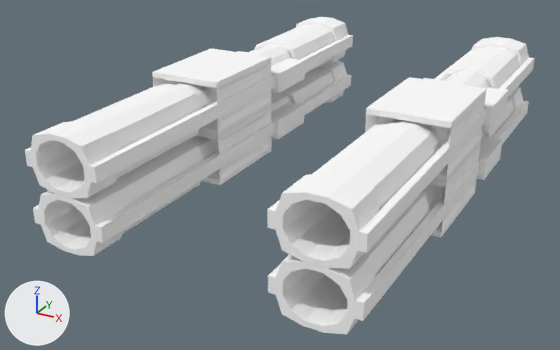
One commit to the glTF model Assets/EVIL APC!!!/evil apc ATGM.gltf: the scene before it, then after it.
The view is the same before and after, from a 50 mm lens placed at (-0.122, -3.384, 1.186), pointed at (-1.347, -1.157, 0.073). Every picture has the same lights, and +X, +Y and +Z are marked at lower left. The first picture is the older version. Where no turn or scale is listed for an object, it has been applied to the vertices. Vertices at exactly the same position are counted once.

Script lines for the objects in view, before the commit:
```python
mat_material_0 = principled_material('Material_0')
mat_material_0.base_color = (1.0, 1.0, 1.0)  # white #ffffff
mat_material_0.roughness = 1.0
me_mesh_0 = bpy.data.meshes.new('Mesh_0')
me_mesh_0.from_pydata(...)  # 282 vertices, 564 faces; spans x -0.16..0.15, y -0.9..0.85, z 0.0..0.19
me_mesh_0.materials.append(mat_material_0)  # white #ffffff
me_mesh_1 = bpy.data.meshes.new('Mesh_1')
me_mesh_1.from_pydata(...)  # 282 vertices, 564 faces; spans x -0.16..0.15, y -0.9..0.85, z 0.0..0.19
me_mesh_1.materials.append(mat_material_0)  # white #ffffff
me_mesh_2 = bpy.data.meshes.new('Mesh_2')
me_mesh_2.from_pydata(...)  # 282 vertices, 564 faces; spans x -0.16..0.15, y -0.9..0.85, z -0.19..0.01
me_mesh_2.materials.append(mat_material_0)  # white #ffffff
me_mesh_3 = bpy.data.meshes.new('Mesh_3')
me_mesh_3.from_pydata(...)  # 282 vertices, 564 faces; spans x -0.16..0.15, y -0.9..0.85, z -0.19..0.01
me_mesh_3.materials.append(mat_material_0)  # white #ffffff
ob_atgm_001 = bpy.data.objects.new('ATGM.001', me_mesh_0)
ob_atgm_001.location = (-0.841, -1.002, 0.227)
ob_atgm_002 = bpy.data.objects.new('ATGM.002', me_mesh_1)
ob_atgm_002.location = (-1.653, -1.002, 0.227)
ob_atgm_003 = bpy.data.objects.new('ATGM.003', me_mesh_2)
ob_atgm_003.location = (-1.653, -1.002, 0.227)
ob_atgm_004 = bpy.data.objects.new('ATGM.004', me_mesh_3)
ob_atgm_004.location = (-0.841, -1.002, 0.227)
```
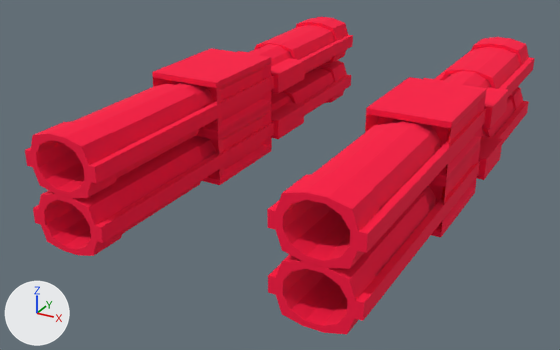
Changed parts and their boxes [x1, y1, x2, y2] in the pictures (560 x 350 px):
'ATGM.001', surface changed (white to red): [267, 37, 534, 269] in both
'ATGM.002', surface changed (white to red): [25, 17, 353, 198] in both
'ATGM.003', surface changed (white to red): [33, 60, 351, 256] in both
'ATGM.004', surface changed (white to red): [268, 87, 529, 334] in both

Edits to the bpy script that builds the scene:
```text
Add img_image_0:
    img_image_0 = load_image('Image_0', '_unpacked/Image_0', 128, 128, 'sRGB')
Change mat_material_0:
    remove # nodes: BsdfPrincipled, OutputMaterial
    remove # colours: white #ffffff
    nodes: BsdfPrincipled, Math x2, OutputMaterial, TexImage
    uses the picture img_image_0
Change me_mesh_0:
    where me_mesh_0.from_pydata(...)  # 282 vertices, 564 faces; spans x -0.16..0.15, y -0.9..0.85, z 0.0..0.19
    used by ob_atgm_001; location = (-0.841, -1.002, 0.227)
    me_mesh_0 part 1: texture (UV) coordinates of 564 of 564 faces, centred in x -0.16..0.15, y -0.9..0.85, z 0.0..0.19, changed; they spanned u -0.49..1.17, v -0.25..1.52 and now span u 0.0..0.75, v 0.17..1.0
Change me_mesh_1:
    where me_mesh_1.from_pydata(...)  # 282 vertices, 564 faces; spans x -0.16..0.15, y -0.9..0.85, z 0.0..0.19
    used by ob_atgm_002; location = (-1.653, -1.002, 0.227)
    me_mesh_1 part 2: texture (UV) coordinates of 564 of 564 faces, centred in x -0.16..0.15, y -0.9..0.85, z 0.0..0.19, changed; they spanned u -0.49..1.17, v -0.25..1.52 and now span u 0.0..0.75, v 0.17..1.0
Change me_mesh_3:
    where me_mesh_3.from_pydata(...)  # 282 vertices, 564 faces; spans x -0.16..0.15, y -0.9..0.85, z -0.19..0.01
    used by ob_atgm_004; location = (-0.841, -1.002, 0.227)
    me_mesh_3 part 3: texture (UV) coordinates of 564 of 564 faces, centred in x -0.16..0.15, y -0.9..0.85, z -0.19..0.01, changed; they spanned u -0.49..1.17, v -0.25..1.52 and now span u 0.0..0.75, v 0.17..1.0
```
